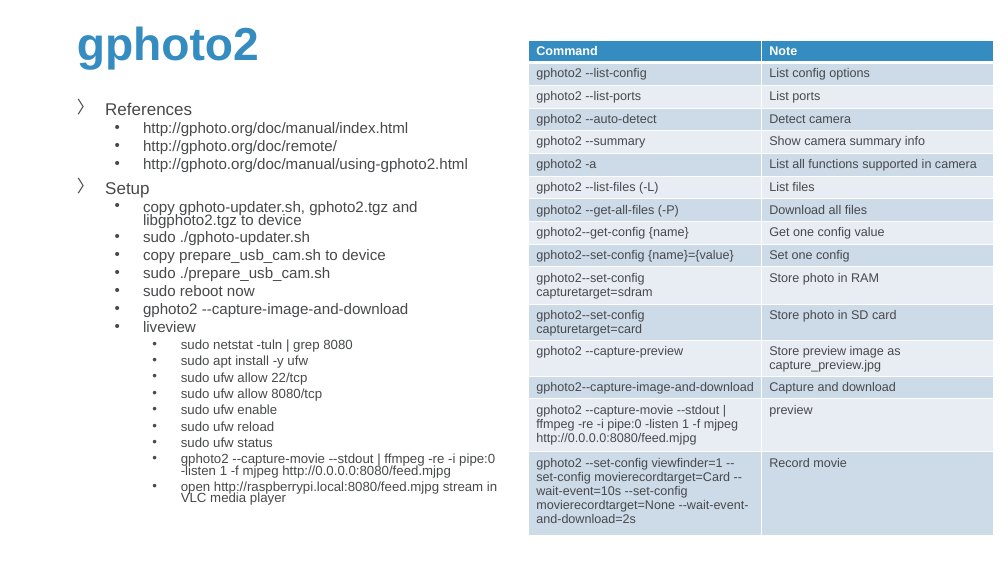
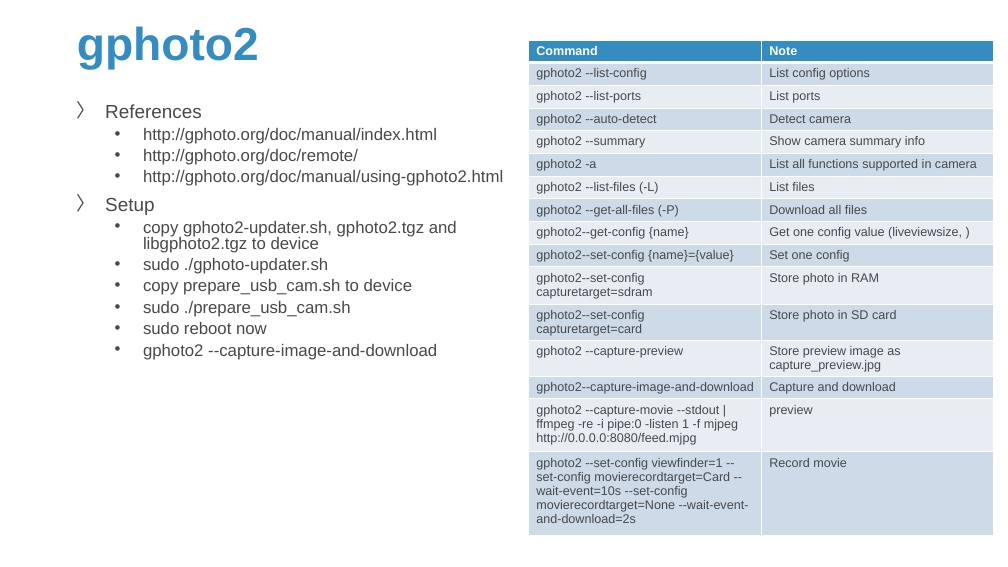
Before and after one commit to Sparks-Lu/TechNotes, a slide deck: slide 30 of Hardware/RaspberrySetup.pptx (slide 25 before the commit). Drawn at 1008x567 pixels with LibreOffice and Linux fonts; fonts in the diff are those of the drawing; background and template pictures are left out. Boxes give left, top, right and bottom in pixels: in the first picture for what was removed or moved away, otherwise in the second. Text is boxed around its words. In the diff, an @@ line names an element or a change of style, - is before the commit and + after.

```diff
--- a/Hardware/RaspberrySetup.pptx
+++ b/Hardware/RaspberrySetup.pptx
@@ table at (x1=529, y1=40, x2=994, y2=527) @@
-row 9, column 2: Get one config value
+row 9, column 2: Get one config value (liveviewsize, )
@@ text at (x1=105, y1=104, x2=503, y2=360): size 16.2 to 18 pt in "References", "Setup"; size 14.4 to 16 pt in "http://gphoto.org/doc/manual/index.html", "http://gphoto.org/doc/remote/", "http://gphoto.org/doc/manual/using-gphoto2.html", "sudo ./gphoto-updater.sh" and 4 more places; line spacing 0.7 to 0.8 @@
@@ text at (x1=143, y1=221, x2=457, y2=253): text changed; size 14.4 to 16 pt @@
-  • copy gphoto-updater.sh, gphoto2.tgz and libgphoto2.tgz to device
+  • copy gphoto2-updater.sh, gphoto2.tgz and libgphoto2.tgz to device
@@ text at (x1=143, y1=321, x2=497, y2=505): paragraphs removed @@
-  • liveview
-    • sudo netstat -tuln | grep 8080
-    • sudo apt install -y ufw
-    • sudo ufw allow 22/tcp
-    • sudo ufw allow 8080/tcp
-    • sudo ufw enable
-    • sudo ufw reload
-    • sudo ufw status
-    • gphoto2 --capture-movie --stdout | ffmpeg -re -i pipe:0 -listen 1 -f mjpeg http://0.0.0.0:8080/feed.mjpg
-    • open http://raspberrypi.local:8080/feed.mjpg stream in VLC media player
```
Also in this commit, not shown: 11 other slides changed, 8 slides added, 41 other files.
